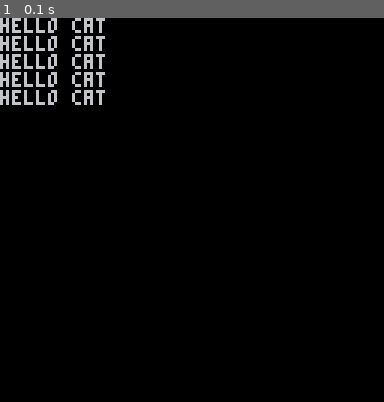
Above: before the commit, frame 1.
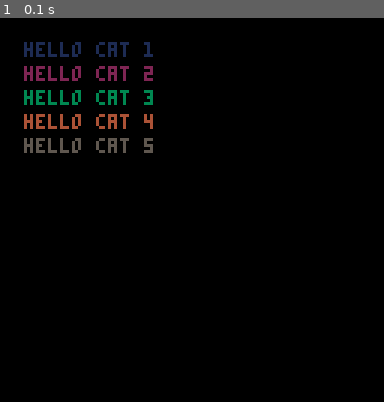
Above: after the commit, the same moment.

Repository: JohnErnestBonanno/pico8
Game: PICO-8 cartridge for_loops.p8
Same seed, same stepped clock (60 frames per second), same inputs: the game is played once before the commit and once after it.
Inputs:
- Up to frame 1 (0.1 s): no input

The runs differ from the first frame. In frame 1, 4.2% of the frame differs, in the area x 0-40%, y 0-36%.

Commit message:
Update "Hello Cat" for loop

Diff:
--- a/for_loops.p8
+++ b/for_loops.p8
@@ -14,7 +14,7 @@
 function _draw()
 	cls()
 	for i=1,5 do
-		print("hello cat")
+		print("hello cat "..i,8,8*i,i)
 	end
 
 end
